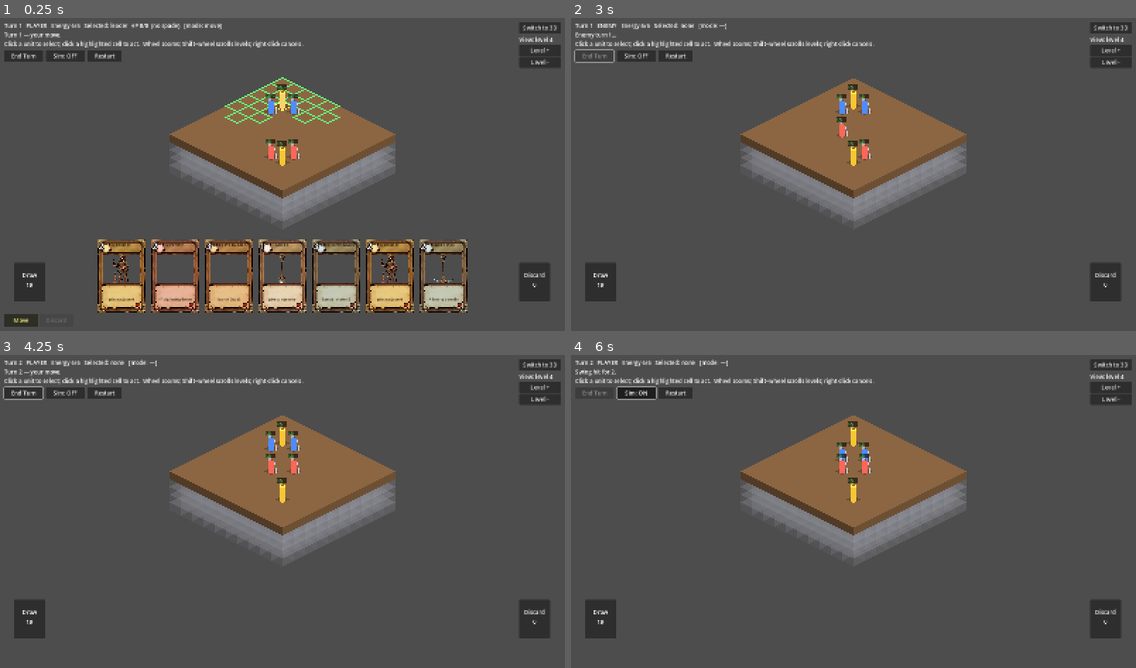
Above: before the commit, frames 1-4 (two rows, left to right).
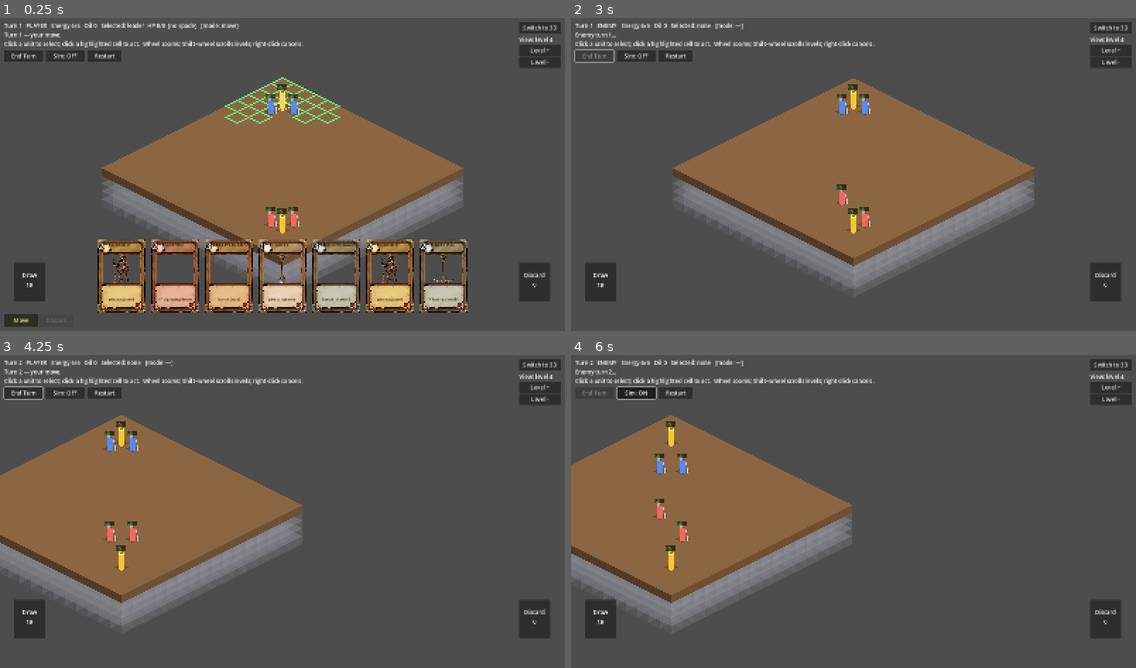
Above: after the commit, the same moments.

Repository: lgtmann/ASAS
Game: Godot game, scene res://scenes/main.tscn
Two runs of this game, one before a commit and one after it. Both use one fixed random seed, a clock stepped at 60 frames per second and the inputs below.
Inputs (mouse positions are in pixels of both pictures, inside the frame that each line leads up to):
- Up to frame 1 (0.25 s): no input
- Up to frame 2 (3 s): click "Restart" at 0.5 s; click "Restart" at 1.25 s; click "Restart" at 2 s; click "End Turn" at 2.75 s
- Up to frame 3 (4.25 s): tap A at 3.5 s; move the mouse to (406, 498) at 3.52 s; hold D from 3.53 s (still down); click (406, 498) at 3.67 s
- Up to frame 4 (6 s): release D at 4.25 s; tap A at 4.25, 5.75 s; drag from (740, 530) to (825, 577) at 4.27 s; click "Sim: OFF" at 5 s; move the mouse to (910, 442) at 5.77 s; hold D from 5.78 s (still down); click (910, 442) at 5.92 s

The runs differ from the first frame. In frame 1, 17% of the frame differs, in the area x 14-82%, y 1-85%; in frame 2, 18%; in frame 3, 28%; in frame 4, 29%, in the area x 0-70%, y 1-88%.

Commit message:
RTS pivot Step 1: 16x16 map, oil tier, camera pan, resource HUD

Diff:
--- a/scripts/game_state.gd
+++ b/scripts/game_state.gd
@@ -83,6 +83,10 @@
 var sim_mode: bool = false
 var is_over: bool = false
 
+# Stockpiled strategic resources (per team). Oil unlocks advanced cards later.
+# Energy is still per-turn — these are persistent banks that fill over time.
+var oil: Array = [0, 0]   # oil[team] = barrels in the bank
+
 # ---------------------------------------------------------------- setup
 
 func setup(w) -> void:
@@ -91,21 +95,22 @@
 func start() -> void:
 	randomize()
 	_build_deck()
-	# Player side: leader + one starting spaded operator (matches the enemy's
-	# initial threat so turn 1 is immediately tactical).
+	# Player base in one corner, enemy base across the map — RTS-scale spacing
+	# so the early game is exploration / build-up before contact.
 	var leader = _spawn_unit(0, world.surface_cell(2, 2), false)
 	leader.kind = "leader"
 	leader.hp = 8
 	leader.max_hp = 8
 	_spawn_unit(0, world.surface_cell(3, 2), true)
 	_spawn_unit(0, world.surface_cell(2, 3), true)
-	# Enemy side: leader + two spade operators (symmetric for a fair fight).
-	var enemy_leader = _spawn_unit(1, world.surface_cell(7, 7), false)
+	var ex: int = world.SX - 3
+	var ez: int = world.SZ - 3
+	var enemy_leader = _spawn_unit(1, world.surface_cell(ex, ez), false)
 	enemy_leader.kind = "leader"
 	enemy_leader.hp = 8
 	enemy_leader.max_hp = 8
-	_spawn_unit(1, world.surface_cell(6, 7), true)
-	_spawn_unit(1, world.surface_cell(7, 6), true)
+	_spawn_unit(1, world.surface_cell(ex - 1, ez), true)
+	_spawn_unit(1, world.surface_cell(ex, ez - 1), true)
 	selected = leader
 	recompute_vision()
 	begin_turn()
@@ -844,6 +849,10 @@
 		VoxelWorld.Mat.RELIC:
 			var added: Dictionary = _add_random_upgrade_to_hand()
 			return "RELIC! (+%s card)" % String(added.get("title", "upgrade"))
+		VoxelWorld.Mat.OIL:
+			# Stockpiled barrels, not instant energy — accumulates per team.
+			oil[active_team] += 1
+			return "Oil (+1 barrel, bank=%d)" % oil[active_team]
 	return ""
 
 func _draw_one_card() -> bool:
--- a/scripts/iso_view.gd
+++ b/scripts/iso_view.gd
@@ -67,6 +67,10 @@
 const ZOOM_MAX := 2.2
 const ZOOM_STEP := 1.12
 
+# Camera pan: middle-mouse drag, or WASD / arrow keys.
+var _panning: bool = false
+const PAN_SPEED := 720.0   # screen-pixels per second at zoom 1.0
+
 # Level viewer: cubes at view_level are fully opaque. Layers BELOW fade modestly
 # (depth cue, still solid). Layers ABOVE render as WIREFRAME ONLY — only the
 # cube edges are drawn, so you see right through them to ops on the focal
@@ -126,6 +130,7 @@
 	_mat_colors[VoxelWorld.Mat.WATER] = Color(0.28, 0.55, 0.85)
 	_mat_colors[VoxelWorld.Mat.CRYSTAL] = Color(0.45, 0.78, 1.00)
 	_mat_colors[VoxelWorld.Mat.RELIC] = Color(0.82, 0.38, 0.95)
+	_mat_colors[VoxelWorld.Mat.OIL] = Color(0.15, 0.12, 0.08)
 
 	gs = GameState.new()
 	gs.setup(world)
@@ -355,6 +360,20 @@
 	})
 
 func _process(delta: float) -> void:
+	# Keyboard pan: WASD or arrow keys. Speed is in screen pixels (independent
+	# of zoom so the map feels equally responsive zoomed in or out).
+	var pan := Vector2.ZERO
+	if Input.is_key_pressed(KEY_W) or Input.is_key_pressed(KEY_UP):
+		pan.y += 1.0
+	if Input.is_key_pressed(KEY_S) or Input.is_key_pressed(KEY_DOWN):
+		pan.y -= 1.0
+	if Input.is_key_pressed(KEY_A) or Input.is_key_pressed(KEY_LEFT):
+		pan.x += 1.0
+	if Input.is_key_pressed(KEY_D) or Input.is_key_pressed(KEY_RIGHT):
+		pan.x -= 1.0
+	if pan != Vector2.ZERO:
+		position += pan * PAN_SPEED * delta
+		queue_redraw()
 	# Earthquake bounce: advance time until the quake settles, then clear.
 	if _quake_t < QUAKE_DUR:
 		_quake_t += delta
@@ -467,7 +486,12 @@
 # ---------------------------------------------------------------- input / picking
 
 func _unhandled_input(event: InputEvent) -> void:
-	if event is InputEventMouseButton and event.pressed:
+	if event is InputEventMouseButton:
+		if event.button_index == MOUSE_BUTTON_MIDDLE:
+			_panning = event.pressed
+			return
+		if not event.pressed:
+			return
 		match event.button_index:
 			MOUSE_BUTTON_LEFT:
 				_on_click(get_local_mouse_position())
@@ -483,6 +507,10 @@
 					_set_view_level(view_level - 1)
 				else:
 					_zoom_at(event.position, 1.0 / ZOOM_STEP)
+	elif event is InputEventMouseMotion and _panning:
+		# Drag-pan: move the Node2D so the world tracks the cursor.
+		position += event.relative
+		queue_redraw()
 
 # Zoom around the mouse position so the world point under the cursor stays put.
 func _zoom_at(mouse_screen: Vector2, factor: float) -> void:
@@ -806,8 +834,9 @@
 		var held := "spade" if u.spade != null else "no spade"
 		who = "%s  HP %d/%d  (%s)" % [u.kind, u.hp, u.max_hp, held]
 	var team_label := "PLAYER" if gs.active_team == GameState.TEAM_PLAYER else "ENEMY"
-	info_label.text = "Turn %d   %s   Energy %d/%d   Selected: %s   [mode: %s]" % \
-		[gs.turn, team_label, gs.energy, GameState.MAX_ENERGY, who, mode if mode != "" else "—"]
+	info_label.text = "Turn %d   %s   Energy %d/%d   Oil %d   Selected: %s   [mode: %s]" % \
+		[gs.turn, team_label, gs.energy, GameState.MAX_ENERGY,
+			int(gs.oil[GameState.TEAM_PLAYER]), who, mode if mode != "" else "—"]
 	if end_turn_btn != null:
 		end_turn_btn.disabled = gs.is_over or _ai_running or gs.active_team != GameState.TEAM_PLAYER
 
--- a/scripts/voxel_world.gd
+++ b/scripts/voxel_world.gd
@@ -5,17 +5,19 @@
 # absent from `cells`. Owns the cube meshes and exposes queries/mutations the
 # game logic uses (dig, clear, walkability). World units == grid units (1 cube).
 
-enum Mat { AIR, EARTH, WATER, GOLD, CRYSTAL, RELIC }
+enum Mat { AIR, EARTH, WATER, GOLD, CRYSTAL, RELIC, OIL }
 
-const SX := 10        # footprint width  (x)
-const SZ := 10        # footprint depth  (z)
+const SX := 16        # footprint width  (x)  — RTS-scale map
+const SZ := 16        # footprint depth  (z)
 const SY := 9         # total height     (y, up)
 const GROUND := 4     # top solid layer (y = 0..GROUND are solid by default)
-# Underground treasure budget. Tiers escalate: Gold → +1 energy, Crystal → +2
-# energy + draw a card, Relic → random upgrade card straight into the hand.
-const GOLD_POCKETS := 14
-const CRYSTAL_POCKETS := 6
-const RELIC_POCKETS := 2
+# Underground treasure budget — tier counts scale roughly with map area.
+# Gold → +1 energy, Crystal → +2 energy + 1 card, Relic → random upgrade card.
+# Oil is a stockpiled strategic resource (accumulates, unlocks advanced gear).
+const GOLD_POCKETS := 32
+const CRYSTAL_POCKETS := 12
+const RELIC_POCKETS := 4
+const OIL_POCKETS := 16
 
 var cells := {}                 # Vector3i -> Mat (non-air only)
 var cube_nodes := {}            # Vector3i -> MeshInstance3D
@@ -40,6 +42,7 @@
 	_mats[Mat.WATER] = _make_mat(Color(0.25, 0.5, 0.85))
 	_mats[Mat.CRYSTAL] = _make_mat(Color(0.45, 0.78, 1.00))
 	_mats[Mat.RELIC] = _make_mat(Color(0.82, 0.38, 0.95))
+	_mats[Mat.OIL] = _make_mat(Color(0.15, 0.12, 0.08))
 
 func _make_mat(c: Color) -> StandardMaterial3D:
 	var m := StandardMaterial3D.new()
@@ -63,6 +66,10 @@
 	for i in RELIC_POCKETS:
 		var p := Vector3i(randi() % SX, randi() % GROUND, randi() % SZ)
 		cells[p] = Mat.RELIC
+	for i in OIL_POCKETS:
+		# Oil sits deeper than other treasures — you have to dig for it.
+		var p := Vector3i(randi() % SX, randi() % (GROUND - 1), randi() % SZ)
+		cells[p] = Mat.OIL
 
 # ---------------------------------------------------------------- queries
 
@@ -74,7 +81,7 @@
 
 func is_solid(p: Vector3i) -> bool:
 	var m: int = material_at(p)
-	return m == Mat.EARTH or m == Mat.GOLD or m == Mat.CRYSTAL or m == Mat.RELIC
+	return m == Mat.EARTH or m == Mat.GOLD or m == Mat.CRYSTAL or m == Mat.RELIC or m == Mat.OIL
 
 func is_air(p: Vector3i) -> bool:
 	return in_bounds(p) and material_at(p) == Mat.AIR
@@ -107,7 +114,7 @@
 # Remove a solid cell; returns the material that was there (for bonuses).
 func dig_cell(p: Vector3i) -> int:
 	var m: int = material_at(p)
-	if m == Mat.EARTH or m == Mat.GOLD or m == Mat.CRYSTAL or m == Mat.RELIC:
+	if m == Mat.EARTH or m == Mat.GOLD or m == Mat.CRYSTAL or m == Mat.RELIC or m == Mat.OIL:
 		set_material(p, Mat.AIR)
 	return m
 
